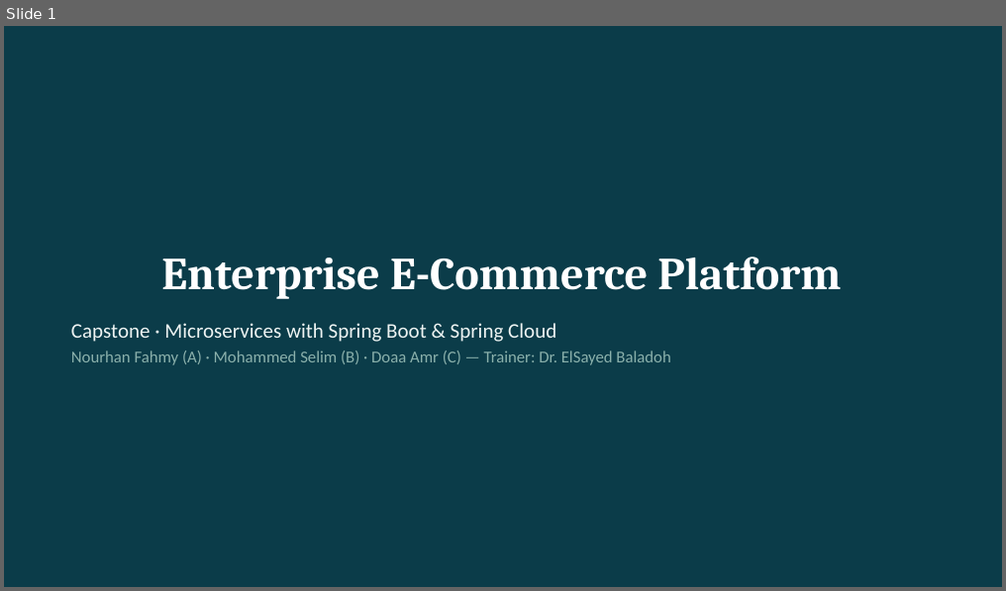
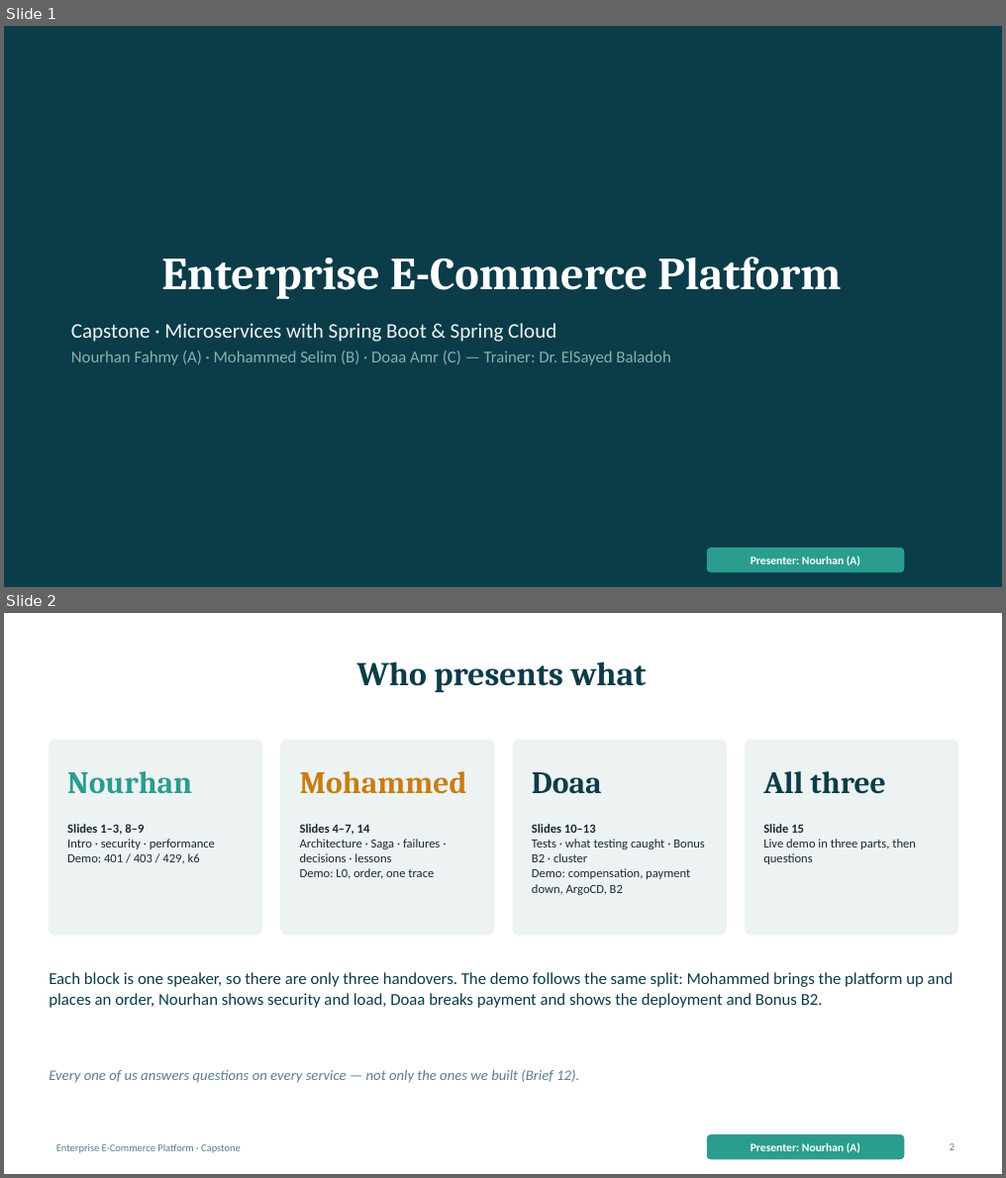
Before and after one commit to 13nour11/capstone-platform, a slide deck: docs/slides/capstone-final.pptx. Shown one above the other, each under a label of ours: slide 1 before the commit, slides 1 and 2 after it. The pictures are 1006x591 and 1006x1178 pixels, drawn with LibreOffice and Linux fonts; fonts in the diff are those of the drawing. Boxes give left, top, right and bottom in pixels: in the first picture for what was removed or moved away, otherwise in the second. Text is boxed around its words. In the diff, an @@ line names an element or a change of style, - is before the commit and + after.

```diff
--- a/docs/slides/capstone-final.pptx
+++ b/docs/slides/capstone-final.pptx
@@ slide 2 added at [4, 613, 1002, 1174], background #FFFFFF @@
@@ title added at [357, 662, 647, 692], 32 pt, text #0B3C49, bold @@
+Who presents what
@@ rounded rectangle added at [49, 741, 262, 935], fill #EDF3F2, outline #EDF3F2 1 pt @@
@@ rounded rectangle added at [281, 741, 494, 935], fill #EDF3F2, outline #EDF3F2 1 pt @@
@@ rounded rectangle added at [513, 741, 727, 935], fill #EDF3F2, outline #EDF3F2 1 pt @@
@@ rounded rectangle added at [746, 741, 958, 935], fill #EDF3F2, outline #EDF3F2 1 pt @@
@@ text added at [67, 771, 192, 793], 30 pt, text #2A9D8F, bold @@
+Nourhan
@@ text added at [300, 771, 467, 794], 30 pt, text #C77D12, bold @@
+Mohammed
@@ text added at [532, 772, 602, 794], 30 pt, text #0D3B4A, bold @@
+Doaa
@@ text added at [763, 771, 886, 794], 30 pt, text #0B3C49, bold @@
+All three
@@ text added at [67, 824, 215, 864], 12 pt, text #1B2A30 @@
+Slides 1–3, 8–9
+Intro · security · performance
+Demo: 401 / 403 / 429, k6
@@ text added at [300, 824, 440, 879], 12 pt, text #1B2A30 @@
+Slides 4–7, 14
+Architecture · Saga · failures · decisions · lessons
+Demo: L0, order, one trace
@@ text added at [532, 824, 705, 895], 12 pt, text #1B2A30 @@
+Slides 10–13
+Tests · what testing caught · Bonus B2 · cluster
+Demo: compensation, payment down, ArgoCD, B2
@@ text added at [763, 824, 916, 864], 12 pt, text #1B2A30 @@
+Slide 15
+Live demo in three parts, then questions
@@ text added at [49, 972, 953, 1008], 16 pt, text #0B3C49 @@
+Each block is one speaker, so there are only three handovers. The demo follows the same split: Mohammed brings the platform up and places an order, Nourhan shows security and load, Doaa breaks payment and shows the deployment and Bonus B2.
@@ text added at [49, 1069, 579, 1083], 14 pt, text #5B7F8C, italic @@
+Every one of us answers questions on every service — not only the ones we built (Brief 12).
@@ text added at [56, 1145, 241, 1154], 10 pt, text #5B7F8C @@
+Enterprise E-Commerce Platform · Capstone
@@ rounded rectangle added at [707, 1135, 905, 1159], fill #2A9D8F, 11 pt, text #FFFFFF, bold @@
+Presenter: Nourhan (A)
@@ page number added at [949, 1144, 954, 1151], 10 pt, text #5B7F8C @@
+2
@@ slide 1 changed as well @@
@@ rounded rectangle added at [707, 548, 905, 572], fill #2A9D8F, 11 pt, text #FFFFFF, bold @@
+Presenter: Nourhan (A)
```
Also in this commit, not shown: 13 other slides changed.
